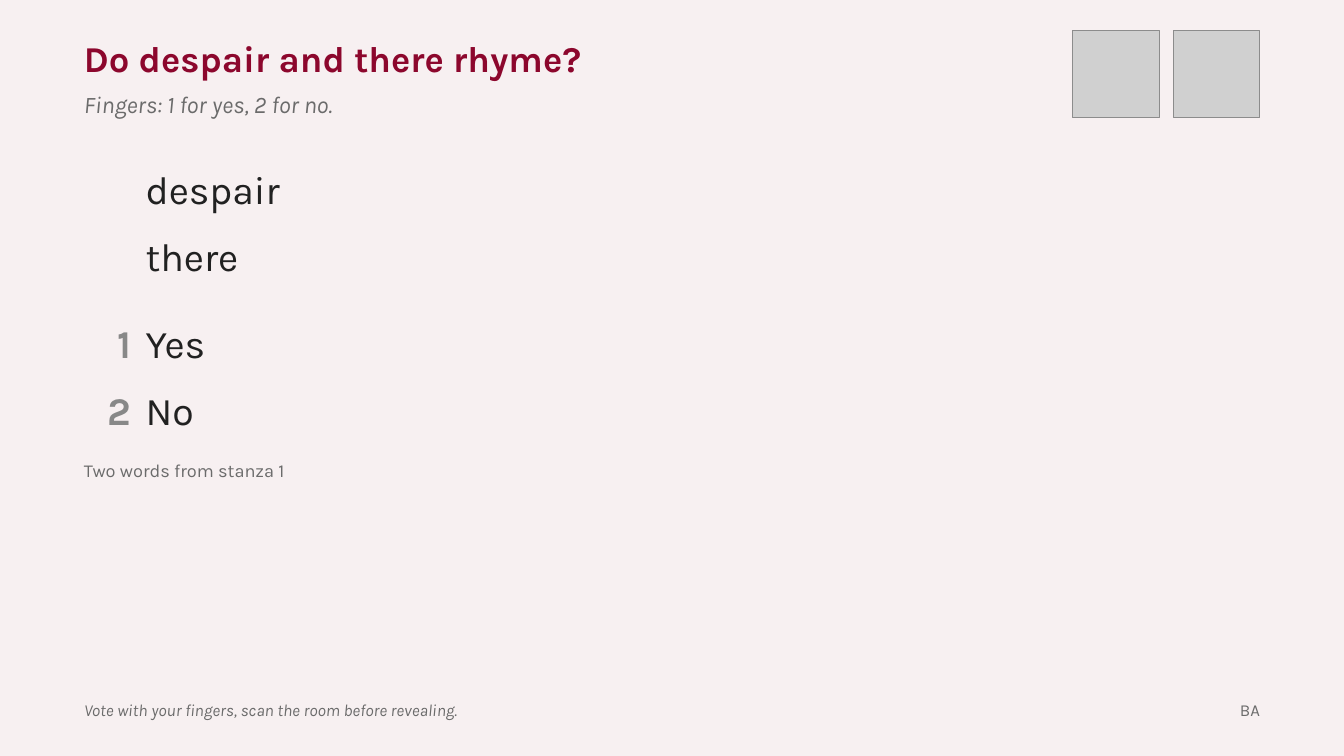
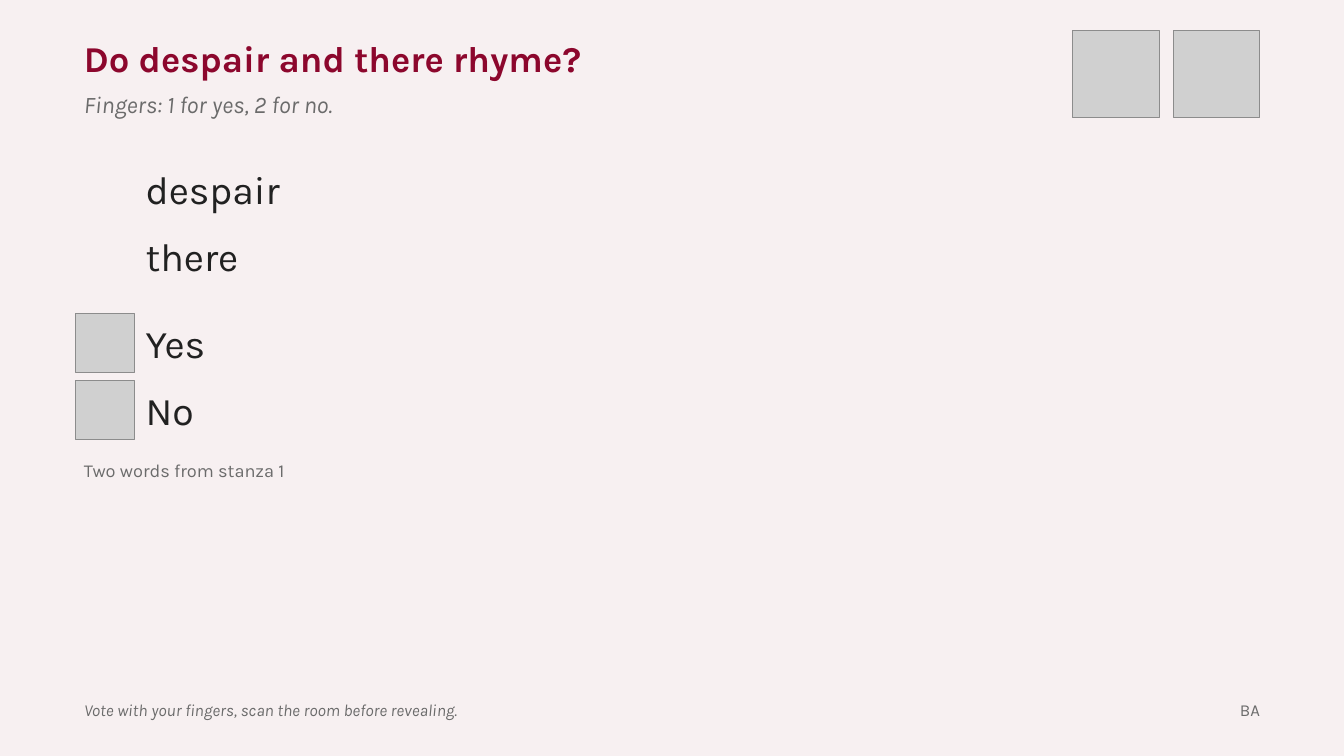
Before and after one commit to liaminhawai-cmd/Bone-Sparrow, a slide deck: slide 16 of BalladsDeck.pptx. Drawn at 1344x756 pixels with LibreOffice and Linux fonts; fonts in the diff are those of the drawing; grey boxes stand for pictures. Boxes give left, top, right and bottom in pixels: in the first picture for what was removed or moved away, otherwise in the second. Text is boxed around its words. In the diff, an @@ line names an element or a change of style, - is before the commit and + after.

```diff
--- a/BalladsDeck.pptx
+++ b/BalladsDeck.pptx
@@ picture added at (76, 314, 134, 372) @@
@@ text removed at (118, 332, 132, 358) @@
-1
@@ picture added at (76, 381, 134, 440) @@
@@ text removed at (108, 399, 132, 425) @@
-2
```
Also in this commit, not shown: 3 other slides changed, 17 other files.
